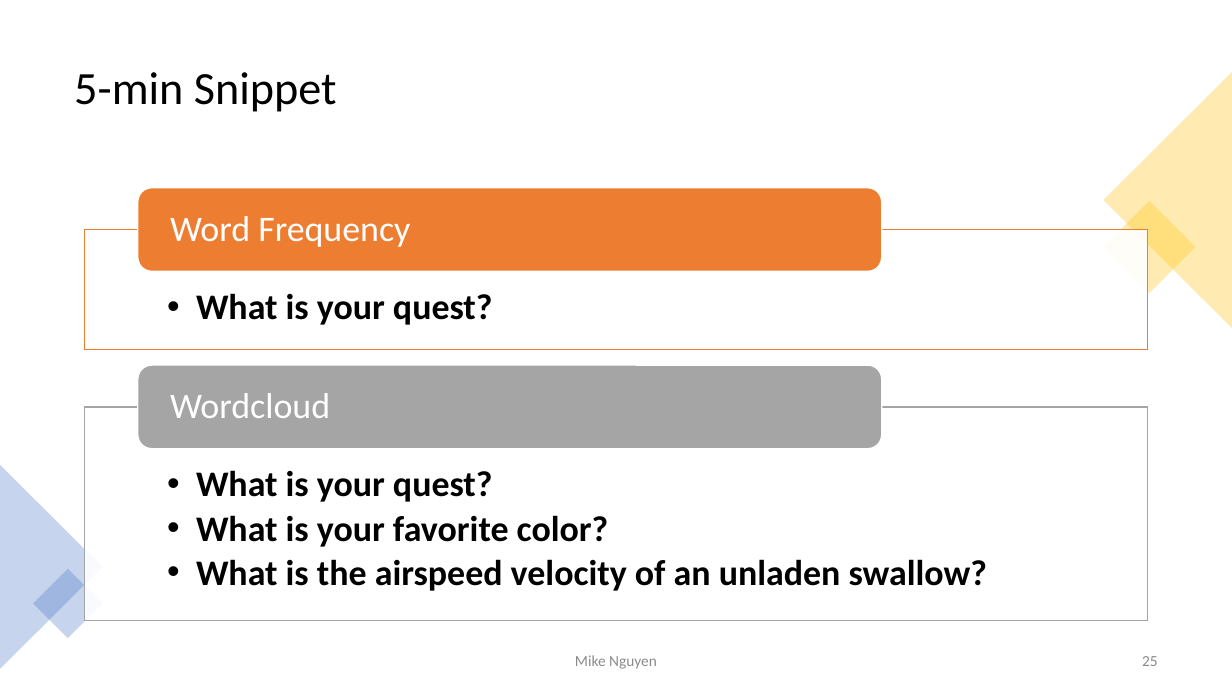
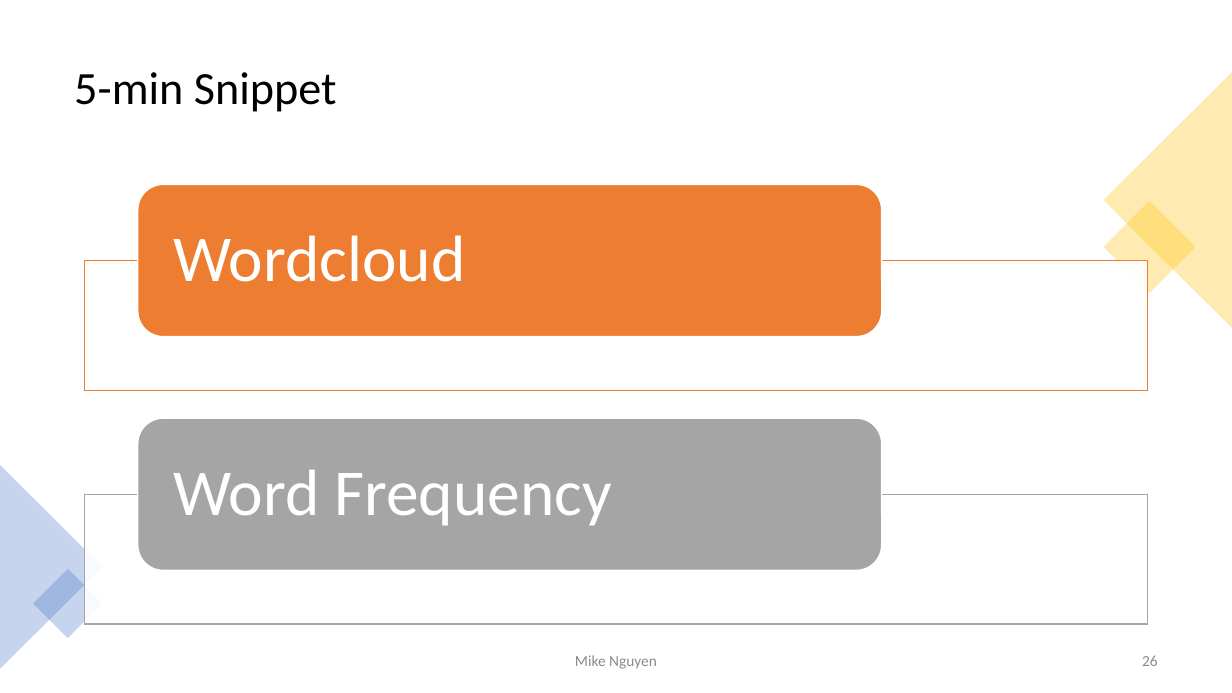
Before and after one commit to mikenguyen13/mar4050, a slide deck: slide 26 of lectures/1/1_Introduction to Marketing Research.pptx (slide 25 before the commit). Drawn at 1232x693 pixels with LibreOffice and Linux fonts; fonts in the diff are those of the drawing. Boxes give left, top, right and bottom in pixels: in the first picture for what was removed or moved away, otherwise in the second. Text is boxed around its words. In the diff, an @@ line names an element or a change of style, - is before the commit and + after.

```diff
--- a/lectures/1/1_Introduction to Marketing Research.pptx
+++ b/lectures/1/1_Introduction to Marketing Research.pptx
@@ rounded rectangle: place and size @@
-rounded rectangle at [138,188,882,271]
+rounded rectangle at [138,185,882,337]
@@ text "Wordcloud": place and size @@
-text "Wordcloud" at [170,393,330,418]
+text "Wordcloud" at [173,235,465,282]
@@ text "Wordcloud" at [173,235,465,282]: size 28 to 51 pt; more space between paragraphs @@
@@ rectangle: place and size @@
-rectangle at [85,229,1148,349]
+rectangle at [85,261,1148,391]
@@ text removed at [196,293,493,325] @@
-  • What is your quest?
@@ rounded rectangle: place and size @@
-rounded rectangle at [138,365,882,448]
+rounded rectangle at [138,419,882,571]
@@ text "Word Frequency" at [173,470,611,526]: size 28 to 51 pt; more space between paragraphs @@
@@ text "Word Frequency": place and size @@
-text "Word Frequency" at [170,216,410,247]
+text "Word Frequency" at [173,470,611,526]
@@ text removed at [196,470,987,591] @@
-  • What is your quest?
-  • What is your favorite color?
-  • What is the airspeed velocity of an unladen swallow?
@@ rectangle: place and size @@
-rectangle at [85,407,1148,620]
+rectangle at [85,494,1148,625]
@@ page number at [1142,656,1158,666]: text changed @@
-25
+26
```
Also in this commit, not shown: 5 other slides changed, 1 slide added, 9 other files.
